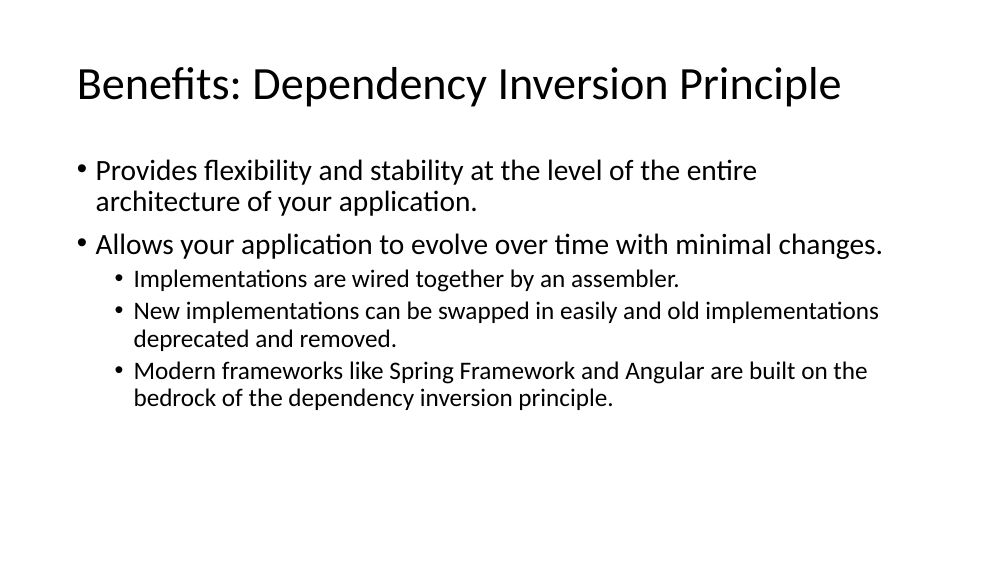
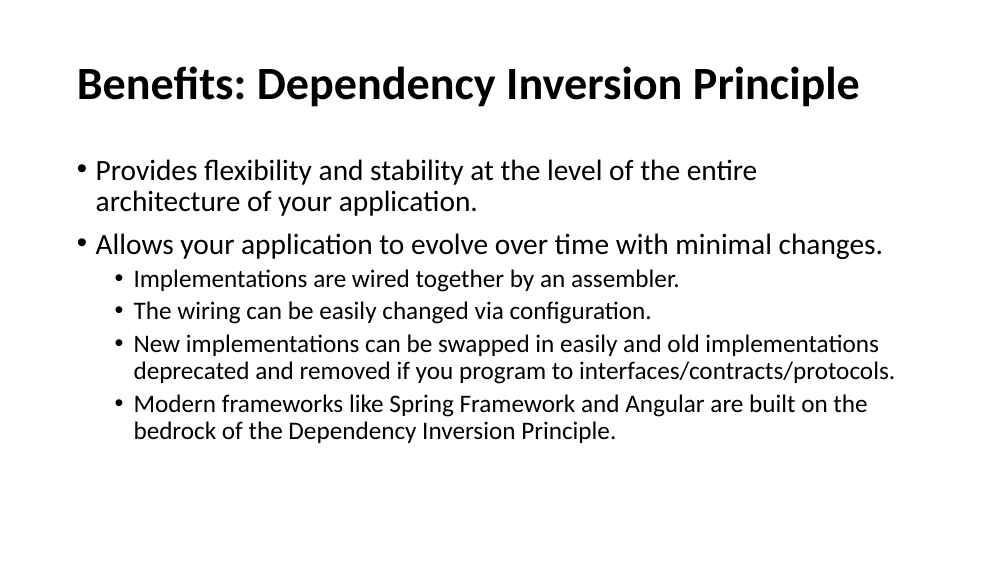
Before and after one commit to cebartling/test-driven, a slide deck: slide 13 of presentations/SOLID Design Principles.pptx (slide 12 before the commit). Drawn at 1008x567 pixels with LibreOffice and Linux fonts; fonts in the diff are those of the drawing. Boxes give left, top, right and bottom in pixels: in the first picture for what was removed or moved away, otherwise in the second. Text is boxed around its words. In the diff, an @@ line names an element or a change of style, - is before the commit and + after.

Commit message:
SOLID Principles presentation update

```diff
--- a/presentations/SOLID Design Principles.pptx
+++ b/presentations/SOLID Design Principles.pptx
@@ title "Benefits: Dependency Inversion Principle" at [77,66,860,107]: bold on @@
@@ text at [134,301,895,443]: text changed @@
-  • New implementations can be swapped in easily and old implementations deprecated and removed.
-  • Modern frameworks like Spring Framework and Angular are built on the bedrock of the dependency inversion principle.
+  • The wiring can be easily changed via configuration.
+  • New implementations can be swapped in easily and old implementations deprecated and removed if you program to interfaces/contracts/protocols.
+  • Modern frameworks like Spring Framework and Angular are built on the bedrock of the Dependency Inversion Principle.
```
Also in this commit, not shown: 10 other slides changed, 1 slide added.
